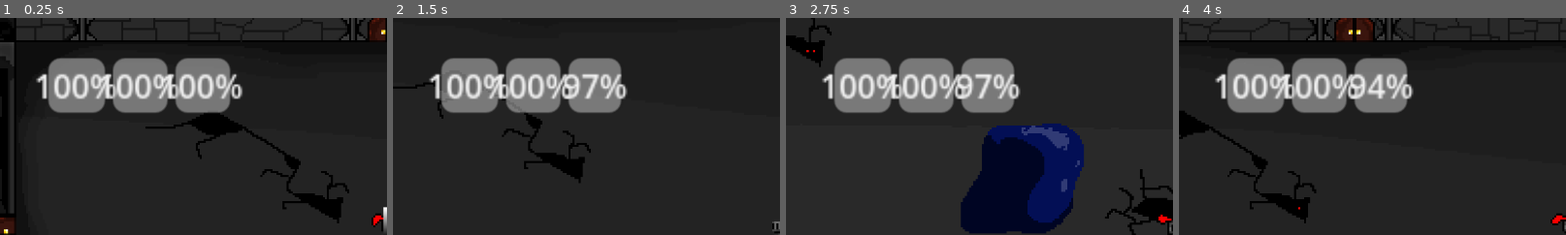
Above: before the commit, frames 1-4 (left to right).
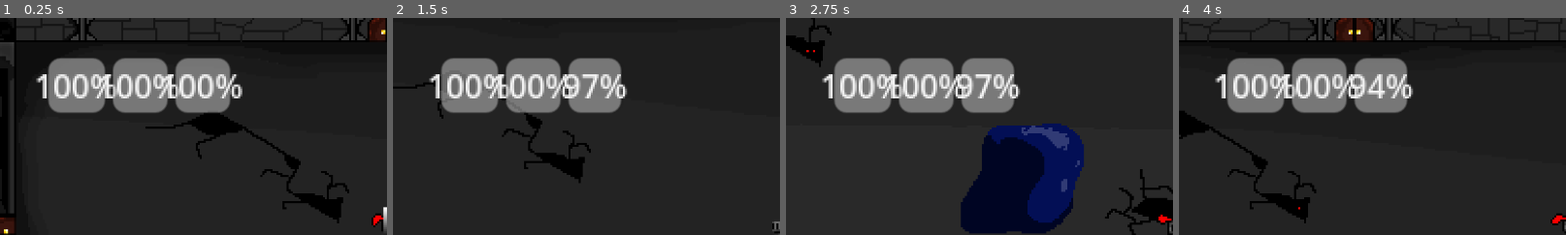
Above: after the commit, the same moments.

Repository: entalk09/infinity_dungeon_gamefiles
Game: Godot game, scene res://scenes/main.tscn
The game is run twice, just before and just after one commit, with the same random seed, the same clock (stepped at 60 frames per second) and the same inputs. The engine's default icon, where the game draws it, is replaced by a stand-in: a white triangle on a blue panel in a dark square.
Inputs (mouse positions are % of the whole screen's width and height, from its top left):
- Up to frame 1 (0.25 s): no input
- Up to frame 2 (1.5 s): tap Enter at 0.5 s; move the mouse to (72, 45) at 0.52 s; hold D (move_right) 0.53-1.28 s; click (72, 45) at 0.6 s; move the mouse to (30, 55) at 1.27 s; hold S (move_down) from 1.28 s (still down); tap E (interact) at 1.35 s
- Up to frame 3 (2.75 s): move the mouse to (60, 28) at 2.02 s; release S (move_down) at 2.03 s; hold D (move_right) from 2.03 s (still down); tap Mouse wheel up (zoom_in) at 2.1 s
- Up to frame 4 (4 s): move the mouse to (45, 70) at 2.77 s; release D (move_right) at 2.78 s; hold W (move_up) 2.78-3.53 s; tap Mouse wheel down (zoom_out) at 2.85 s; move the mouse to (80, 65) at 3.52 s; hold A (move_left) from 3.53 s (still down); click (80, 65) at 3.6 s
The pictures show only the part of the screen within x 0-50%, y 0-50%; the shares and areas given below are measured in that part.

The runs differ from the first frame. In frame 1, 0.9% of the frame differs, in the area x 10-63%, y 25-38%; in frame 2, 0.8%; in frame 3, 0.8%; in frame 4, 0.8%.

Commit message:
tilemaps

Diff:
--- a/entitys/player/darkness.tres
+++ b/entitys/player/darkness.tres
@@ -115,160 +115,9 @@
 input_name = "uv"
 
 [resource]
-code = "shader_type canvas_item;
-render_mode blend_mix;
-
-uniform sampler2D noise : source_color, filter_nearest, repeat_enable;
-
-
-
-void fragment() {
-// Input:32
-	vec2 n_out32p0 = UV;
-
-
-// Distance:33
-	vec2 n_in33p1 = vec2(0.50000, 0.50000);
-	float n_out33p0 = distance(n_out32p0, n_in33p1);
-
-
-// FloatOp:35
-	float n_in35p1 = 0.25000;
-	float n_out35p0 = n_out33p0 * n_in35p1;
-
-
-// FloatFunc:34
-	float n_out34p0 = -(n_out35p0);
-
-
-// ColorConstant:5
-	vec4 n_out5p0 = vec4(0.133196, 0.133196, 0.133196, 1.000000);
-
-
-// Input:7
-	vec2 n_out7p0 = UV;
-	float n_out7p1 = n_out7p0.r;
-	float n_out7p2 = n_out7p0.g;
-
-
-// Input:4
-	float n_out4p0 = TIME;
-
-
-// FloatOp:27
-	float n_in27p1 = 0.17500;
-	float n_out27p0 = n_out4p0 * n_in27p1;
-
-
-// FloatFunc:26
-	float n_out26p0 = cos(n_out27p0);
-
-
-// FloatOp:25
-	float n_out25p0 = n_out7p1 + n_out26p0;
-
-
-// FloatFunc:28
-	float n_out28p0 = sin(n_out27p0);
-
-
-// FloatOp:24
-	float n_out24p0 = n_out7p2 + n_out28p0;
-
-
-// VectorCompose:22
-	vec2 n_out22p0 = vec2(n_out25p0, n_out24p0);
-
-
-// UVFunc:29
-	vec2 n_in29p1 = vec2(0.50000, 0.50000);
-	vec2 n_in29p2 = vec2(0.00000, 0.00000);
-	vec2 n_out29p0 = n_in29p2 * n_in29p1 + n_out22p0;
-
-
-	vec4 n_out31p0;
-// Texture2D:31
-	n_out31p0 = texture(noise, n_out29p0);
-
-
-// Step:30
-	float n_in30p0 = 0.50000;
-	float n_out30p0 = step(n_in30p0, n_out31p0.x);
-
-
-// FloatOp:17
-	float n_in17p1 = 0.12500;
-	float n_out17p0 = n_out4p0 * n_in17p1;
-
-
-// FloatFunc:16
-	float n_out16p0 = cos(n_out17p0);
-
-
-// FloatOp:15
-	float n_out15p0 = n_out7p1 + n_out16p0;
-
-
-// FloatFunc:3
-	float n_out3p0 = sin(n_out17p0);
-
-
-// FloatOp:14
-	float n_out14p0 = n_out7p2 + n_out3p0;
-
-
-// VectorCompose:13
-	vec2 n_out13p0 = vec2(n_out15p0, n_out14p0);
-
-
-// UVFunc:2
-	vec2 n_in2p1 = vec2(0.50000, 0.50000);
-	vec2 n_in2p2 = vec2(0.00000, 0.00000);
-	vec2 n_out2p0 = n_in2p2 * n_in2p1 + n_out13p0;
-
-
-	vec4 n_out6p0;
-// Texture2D:6
-	n_out6p0 = texture(noise, n_out2p0);
-
-
-// Step:19
-	float n_in19p0 = 0.25000;
-	float n_out19p0 = step(n_in19p0, n_out6p0.x);
-
-
-// FloatOp:20
-	float n_in20p1 = 0.50000;
-	float n_out20p0 = n_out19p0 * n_in20p1;
-
-
-// MultiplyAdd:21
-	float n_in21p1 = 0.50000;
-	float n_out21p0 = fma(n_out30p0, n_in21p1, n_out20p0);
-
-
-// VectorOp:10
-	vec4 n_out10p0 = n_out5p0 * vec4(n_out21p0);
-
-
-// FloatOp:36
-	float n_out36p0 = n_out34p0 + n_out10p0.x;
-
-
-// FloatConstant:11
-	float n_out11p0 = 1.000000;
-
-
-// Output:0
-	COLOR.rgb = vec3(n_out36p0);
-	COLOR.a = n_out11p0;
-
-
-}
-"
 mode = 1
 flags/light_only = false
-preview_params/noise = "Resource(\"res://entitys/player/background_fog_noise.tres\")"
+preview_params/noise = "Resource(\"uid://fbvs0g7h3ux2\", \"res://entitys/player/background_fog_noise.tres\")"
 nodes/fragment/0/position = Vector2(1580, 0)
 nodes/fragment/2/node = SubResource("VisualShaderNodeUVFunc_1q4qn")
 nodes/fragment/2/position = Vector2(-360, 220)
--- /dev/null
+++ b/new_tile_set.tres
@@ -0,0 +1,40 @@
+[gd_resource type="TileSet" format=3 uid="uid://d05owge4c4oos"]
+
+[ext_resource type="Texture2D" uid="uid://dxqc0xtci0x4t" path="res://rooms/infinity_dungeon_tiles.png" id="1_e3020"]
+
+[sub_resource type="TileSetAtlasSource" id="TileSetAtlasSource_ujgj0"]
+texture = ExtResource("1_e3020")
+texture_region_size = Vector2i(21, 21)
+1:1/0 = 0
+2:1/0 = 0
+3:1/0 = 0
+2:2/0 = 0
+1:2/0 = 0
+1:3/0 = 0
+1:4/0 = 0
+2:4/0 = 0
+3:4/0 = 0
+3:2/0 = 0
+3:3/0 = 0
+4:3/0 = 0
+4:2/0 = 0
+4:1/0 = 0
+4:0/0 = 0
+3:0/0 = 0
+2:0/0 = 0
+1:0/0 = 0
+0:0/0 = 0
+0:1/0 = 0
+0:2/0 = 0
+0:3/0 = 0
+0:4/0 = 0
+0:5/0 = 0
+1:5/0 = 0
+2:5/0 = 0
+3:5/0 = 0
+4:5/0 = 0
+4:4/0 = 0
+
+[resource]
+tile_size = Vector2i(21, 21)
+sources/0 = SubResource("TileSetAtlasSource_ujgj0")
--- a/project.godot
+++ b/project.godot
@@ -67,3 +67,7 @@
 2d_physics/layer_1="walls"
 2d_physics/layer_2="player"
 2d_physics/layer_3="bullets"
+
+[rendering]
+
+textures/canvas_textures/default_texture_filter=0
--- a/scenes/main.tscn
+++ b/scenes/main.tscn
@@ -1,12 +1,12 @@
-[gd_scene load_steps=4 format=3 uid="uid://nw6w75arixgi"]
+[gd_scene format=3 uid="uid://nw6w75arixgi"]
 
 [ext_resource type="PackedScene" uid="uid://dwry7m0o4xy24" path="res://entitys/player/player.tscn" id="1_o5qli"]
 [ext_resource type="Script" uid="uid://dqaca4at7eieu" path="res://scenes/main.gd" id="1_sugp2"]
 [ext_resource type="PackedScene" uid="uid://46rilhqcrr5l" path="res://rooms/template_room.tscn" id="2_0wfyh"]
 
-[node name="Main" type="Node2D"]
+[node name="Main" type="Node2D" unique_id=4082165]
 script = ExtResource("1_sugp2")
 
-[node name="Player" parent="." instance=ExtResource("1_o5qli")]
+[node name="Player" parent="." unique_id=641357470 instance=ExtResource("1_o5qli")]
 
-[node name="template_room" parent="." instance=ExtResource("2_0wfyh")]
+[node name="template_room" parent="." unique_id=1604834315 instance=ExtResource("2_0wfyh")]
--- /dev/null
+++ b/wall_map.tscn
@@ -0,0 +1,13 @@
+[gd_scene format=3 uid="uid://cdlpsfu4nsv5y"]
+
+[ext_resource type="TileSet" uid="uid://d05owge4c4oos" path="res://new_tile_set.tres" id="1_c4uut"]
+
+[node name="WallMap" type="TileMap" unique_id=184381518]
+texture_filter = 1
+tile_set = ExtResource("1_c4uut")
+rendering_quadrant_size = 21
+format = 2
+layer_0/name = "wall"
+layer_0/z_index = 10
+layer_1/name = "floor"
+layer_1/z_index = -10
Not shown, changed: entitys/enemys/skeleton/skeleton_walk/Skeleton_walk_cycle_1.png.import
Not shown, changed: entitys/enemys/skeleton/skeleton_walk/Skeleton_walk_cycle_2.png.import
Not shown, changed: entitys/enemys/skeleton/skeleton_walk/Skeleton_walk_cycle_3.png.import
Not shown, changed: entitys/enemys/skeleton/skeleton_walk/Skeleton_walk_cycle_4.png.import
Not shown, changed: entitys/enemys/zombie/zombie_walk/Zombie_walk_cycle_1.png.import
Not shown, changed: entitys/enemys/zombie/zombie_walk/Zombie_walk_cycle_2.png.import
Not shown, changed: entitys/enemys/zombie/zombie_walk/Zombie_walk_cycle_3.png.import
Not shown, changed: entitys/enemys/zombie/zombie_walk/Zombie_walk_cycle_4.png.import
Not shown: 1 places in entitys/player/background_fog_noise.tres that only renumber resources
Not shown: 2 places in entitys/player/darkness.tres that only renumber resources
Not shown, changed: entitys/player/sprites/main_character.png.import
Not shown, changed: entitys/player/sprites/walk_animation/player_walk_cycle_1.png.import
(and 88 more such lines)
